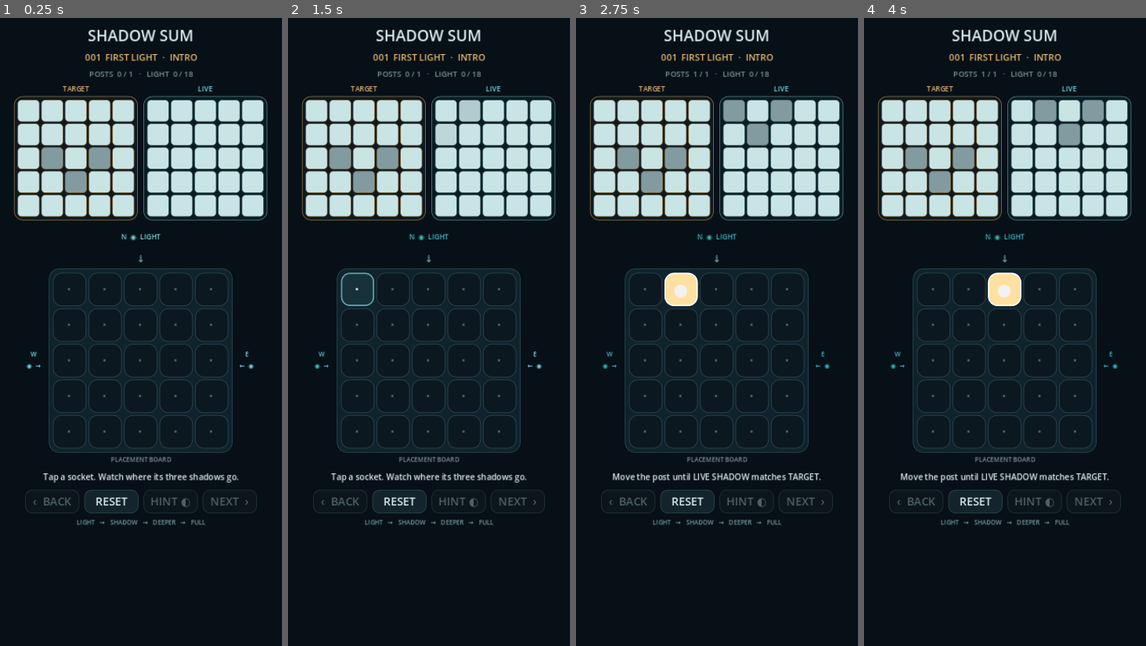
Above: before the commit, frames 1-4 (left to right).
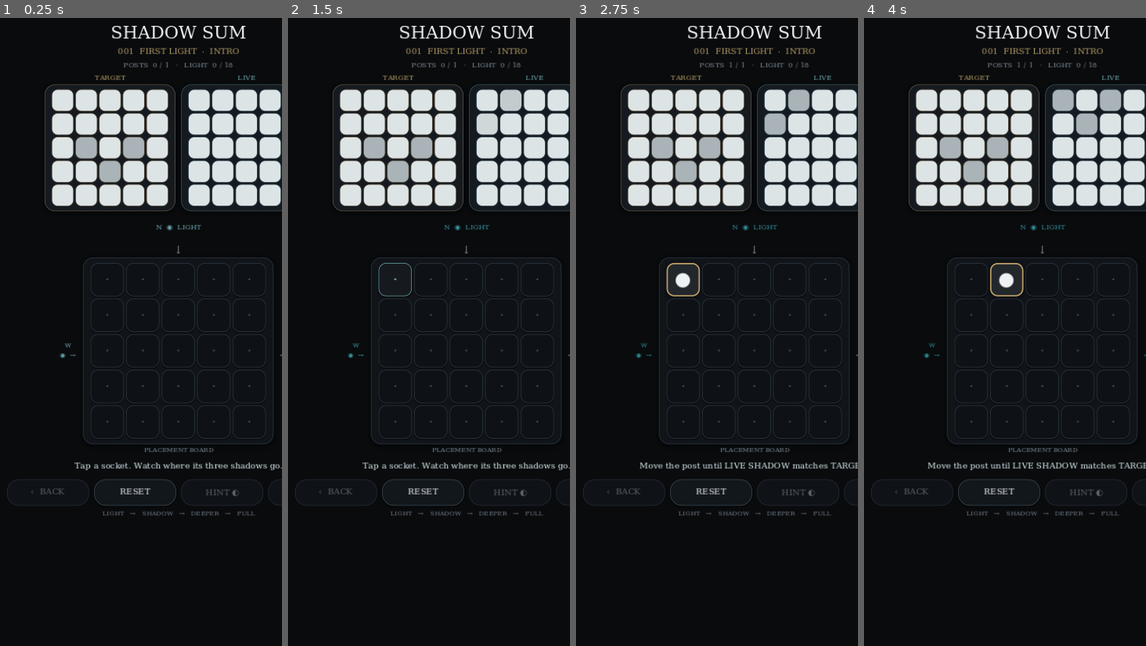
Above: after the commit, the same moments.

Repository: madowaku/shadow-sum
Game: Godot game, scene res://scenes/main.tscn
Two runs of this game, one before a commit and one after it. Both use one fixed random seed, a clock stepped at 60 frames per second and the inputs below.
Inputs:
- Up to frame 1 (0.25 s): no input
- Up to frame 2 (1.5 s): click "·" at 0.5 s; click "●" at 1.25 s
- Up to frame 3 (2.75 s): click "·" at 2 s
- Up to frame 4 (4 s): click "●" at 2.75 s; click "·" at 3.5 s

The runs differ from the first frame. In frame 1, 21% of the frame differs, in the area x 5-100%, y 1-81%; in frame 2, 22%; in frame 3, 23%; in frame 4, 23%.

Commit message:
feat: enable MONOCHROME NIGHT static skin

Diff:
--- a/scenes/main.tscn
+++ b/scenes/main.tscn
@@ -1,6 +1,6 @@
 [gd_scene load_steps=2 format=3]
 
-[ext_resource type="Script" path="res://src/hint_main.gd" id="1_main"]
+[ext_resource type="Script" path="res://src/night_skin_main.gd" id="1_main"]
 
 [node name="Main" type="Control"]
 layout_mode = 3
